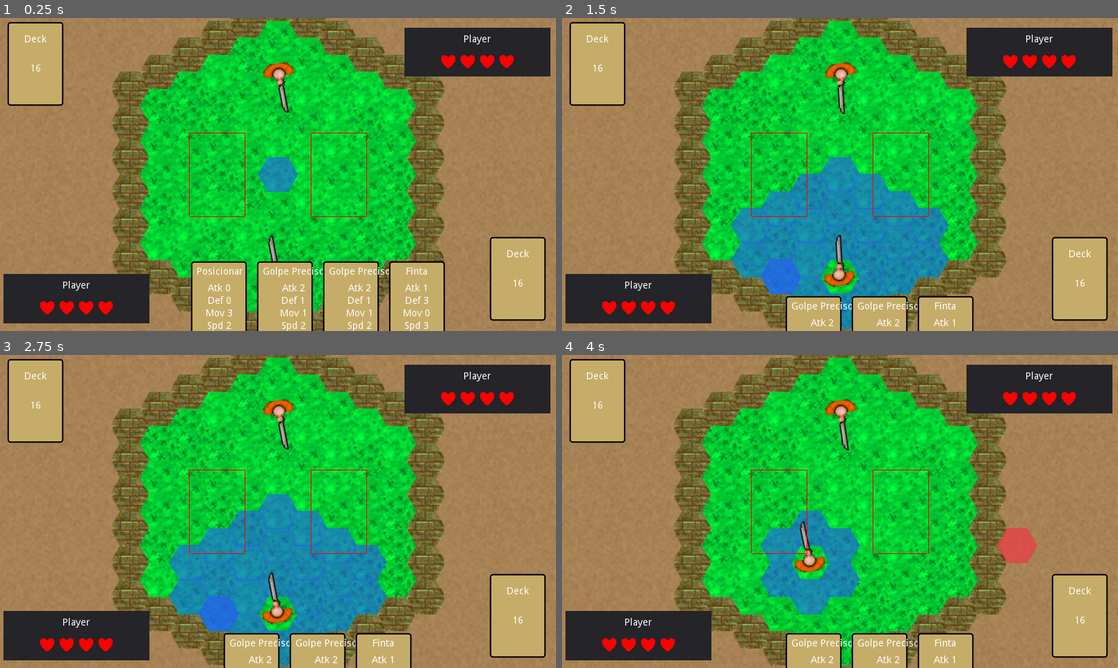
Above: before the commit, frames 1-4 (two rows, left to right).
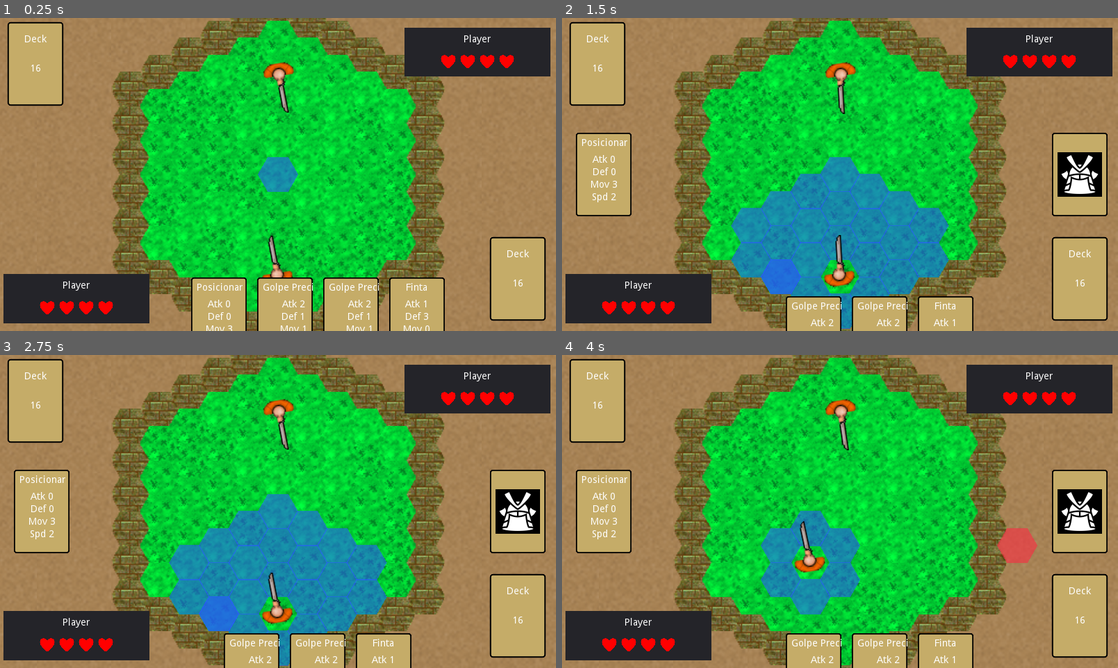
Above: after the commit, the same moments.

Repository: AndreMicheletti/samurai-hex-game
Game: Godot game, scene res://scenes/Game.tscn
The game is run twice, just before and just after one commit, with the same random seed, the same clock (stepped at 60 frames per second) and the same inputs.
Inputs (mouse positions are in pixels of both pictures, inside the frame that each line leads up to):
- Up to frame 1 (0.25 s): no input
- Up to frame 2 (1.5 s): move the mouse to (778, 280) at 0.52 s; click (778, 280) at 0.67 s; move the mouse to (1079, 277) at 1.27 s; click (1079, 277) at 1.42 s
- Up to frame 3 (2.75 s): move the mouse to (33, 401) at 2.02 s; click (33, 401) at 2.17 s
- Up to frame 4 (4 s): move the mouse to (812, 574) at 2.77 s; click (812, 574) at 2.92 s; move the mouse to (1006, 558) at 3.52 s; click (1006, 558) at 3.67 s

The runs differ from the first frame. In frame 1, 3.8% of the frame differs, in the area x 34-81%, y 36-100%; in frame 2, 5.7%, in the area x 2-99%, y 36-100%; in frame 3, 5.7%; in frame 4, 5.7%.

Commit message:
added some UI feedback on cards. added card destroy with particle effect

Diff:
--- a/scenes/gui/Card.tscn
+++ b/scenes/gui/Card.tscn
@@ -1,7 +1,8 @@
-[gd_scene load_steps=6 format=2]
+[gd_scene load_steps=9 format=2]
 
 [ext_resource path="res://scripts/Card.gd" type="Script" id=1]
 [ext_resource path="res://samurai_icon.png" type="Texture" id=2]
+[ext_resource path="res://graphics/particles/flame_01.png" type="Texture" id=3]
 
 [sub_resource type="StyleBoxFlat" id=1]
 bg_color = Color( 0.776471, 0.678431, 0.411765, 1 )
@@ -15,6 +16,58 @@
 corner_radius_bottom_right = 4
 corner_radius_bottom_left = 4
 
+[sub_resource type="Animation" id=5]
+resource_name = "destroy"
+length = 1.4
+tracks/0/type = "value"
+tracks/0/path = NodePath("Flames:emitting")
+tracks/0/interp = 1
+tracks/0/loop_wrap = true
+tracks/0/imported = false
+tracks/0/enabled = true
+tracks/0/keys = {
+"times": PoolRealArray( 0, 1.3, 1.4 ),
+"transitions": PoolRealArray( 1, 1, 1 ),
+"update": 1,
+"values": [ true, true, false ]
+}
+tracks/1/type = "value"
+tracks/1/path = NodePath(".:rect_min_size")
+tracks/1/interp = 1
+tracks/1/loop_wrap = true
+tracks/1/imported = false
+tracks/1/enabled = true
+tracks/1/keys = {
+"times": PoolRealArray( 0 ),
+"transitions": PoolRealArray( 1 ),
+"update": 0,
+"values": [ Vector2( 80, 0 ) ]
+}
+tracks/2/type = "value"
+tracks/2/path = NodePath(".:rect_size")
+tracks/2/interp = 1
+tracks/2/loop_wrap = true
+tracks/2/imported = false
+tracks/2/enabled = true
+tracks/2/keys = {
+"times": PoolRealArray( 0, 1.4 ),
+"transitions": PoolRealArray( 1, 1 ),
+"update": 0,
+"values": [ Vector2( 80, 120 ), Vector2( 80, 5 ) ]
+}
+tracks/3/type = "value"
+tracks/3/path = NodePath("Flames:position")
+tracks/3/interp = 1
+tracks/3/loop_wrap = true
+tracks/3/imported = false
+tracks/3/enabled = true
+tracks/3/keys = {
+"times": PoolRealArray( 0, 1.4 ),
+"transitions": PoolRealArray( 1, 1 ),
+"update": 0,
+"values": [ Vector2( 40, 110 ), Vector2( 40, 0 ) ]
+}
+
 [sub_resource type="Animation" id=2]
 resource_name = "flip_back"
 tracks/0/type = "value"
@@ -93,11 +146,15 @@
 "values": [ Vector2( -1, 1 ), Vector2( 1, 1 ) ]
 }
 
+[sub_resource type="CanvasItemMaterial" id=4]
+blend_mode = 1
+
 [node name="Card" type="Panel"]
 margin_right = 80.0
 margin_bottom = 120.0
 rect_min_size = Vector2( 80, 120 )
 rect_pivot_offset = Vector2( 40, 60 )
+rect_clip_content = true
 mouse_default_cursor_shape = 2
 size_flags_horizontal = 0
 size_flags_vertical = 0
@@ -201,6 +258,24 @@
 
 [node name="anim" type="AnimationPlayer" parent="."]
 playback_speed = 1.5
+anims/destroy = SubResource( 5 )
 anims/flip_back = SubResource( 2 )
 anims/flip_front = SubResource( 3 )
+
+[node name="Flames" type="CPUParticles2D" parent="."]
+material = SubResource( 4 )
+position = Vector2( 40, 110 )
+z_index = 50
+emitting = false
+amount = 80
+lifetime = 0.3
+local_coords = false
+texture = ExtResource( 3 )
+emission_shape = 2
+emission_rect_extents = Vector2( 40, 1 )
+gravity = Vector2( 0, -98 )
+angle = 45.0
+angle_random = 1.0
+scale_amount = 0.05
+color = Color( 0.870588, 0.67451, 0.254902, 1 )
 [connection signal="gui_input" from="." to="." method="_on_Card_gui_input"]
--- a/scenes/gui/GameUI.tscn
+++ b/scenes/gui/GameUI.tscn
@@ -258,26 +258,27 @@
 anchor_top = 0.5
 anchor_right = 0.5
 anchor_bottom = 0.5
-margin_left = -126.935
+margin_left = -130.0
 margin_top = -60.0
-margin_right = -46.9346
+margin_right = -49.9996
 margin_bottom = 60.0
 rect_min_size = Vector2( 80, 120 )
 mouse_filter = 2
-editor_only = false
+__meta__ = {
+"_edit_use_anchors_": false
+}
 
 [node name="CenterRight" type="ReferenceRect" parent="Screen"]
 anchor_left = 0.5
 anchor_top = 0.5
 anchor_right = 0.5
 anchor_bottom = 0.5
-margin_left = 48.1945
+margin_left = 50.0
 margin_top = -60.0
-margin_right = 128.194
+margin_right = 130.0
 margin_bottom = 60.0
 rect_min_size = Vector2( 80, 120 )
 mouse_filter = 2
-editor_only = false
-__meta__ = {
-"_edit_use_anchors_": false
-}
+__meta__ = {
+"_edit_use_anchors_": false
+}
--- a/scripts/Card.gd
+++ b/scripts/Card.gd
@@ -33,8 +33,13 @@
 		yield($anim, "animation_finished")
 		back = true
 
-func set_back():
+func set_flipped_back():
 	back = true
 	$backside.visible = true
 	$Margin.visible = false
 	rect_scale = Vector2(-1, 1)
+
+func destroy():
+	$anim.play("destroy")
+	yield($anim, "animation_finished")
+	queue_free()
--- a/scripts/Character.gd
+++ b/scripts/Character.gd
@@ -101,7 +101,7 @@
 func select_card(index):
 	selected_card = hand[index]
 	hand.remove(index)
-	emit_signal("card_selected")
+	emit_signal("card_selected", selected_card)
 
 func play_turn():
 	print("PLAYER PLAY TURN!! ")
--- a/scripts/EnemyCharacter.gd
+++ b/scripts/EnemyCharacter.gd
@@ -22,8 +22,57 @@
 
 func play_turn():
 	print("ENEMY PLAY TURN!! ")
+	emit_signal("turn_started", self)
+	moved = 0
+	yield(game.game_ui.reveal_enemy_card(), "completed")
 	yield(get_tree().create_timer(0.5), "timeout")
+	var res = select_movement()
+	if res is GDScriptFunctionState:
+		yield(res, "completed")
 	end_turn()
+
+func select_movement():
+	# FIND PATH TO PLAYER
+	var aux_path = world.find_path(hex_pos, game.player.hex_pos)
+	var path = []
+	for hex in aux_path:
+		var pos = hex.get_axial_coords()
+		if pos == hex_pos or pos == game.player.hex_pos:
+			continue
+		path.append(pos)
+
+	var moves = get_remaining_moves()
+	if moves > path.size():
+		var random_moves = moves - path.size()
+		match ai_mode:
+			AIMode.RANDOM:
+				randomize()
+				# MOVE RANDOM
+				while random_moves > 0:
+					var adjc = get_cell().get_all_adjacent()
+					if adjc.size() <= 0:
+						print("NOWHERE TO MOVE")
+						break
+					var dest = adjc[randi() % adjc.size()]
+					if not world.is_obstacle(dest.get_axial_coords()):
+						var random_wait = (randi() % 3) / 10.0
+						yield(get_tree().create_timer(random_wait), "timeout")
+						move_to(dest.get_axial_coords())
+						yield(self, "move_ended")
+				print("MOVE RANDOM")
+			AIMode.BALANCED:
+				pass
+			AIMode.AGGRESSIVE:
+				pass
+			AIMode.DEFENSIVE:
+				pass
+
+	# move following path
+	for hex in path:
+		var random_wait = (randi() % 3) / 10.0
+		yield(get_tree().create_timer(random_wait), "timeout")
+		move_to(hex)
+		yield(self, "move_ended")
 
 func end_turn():
 	if not active:
--- a/scripts/Game.gd
+++ b/scripts/Game.gd
@@ -28,7 +28,7 @@
 func create_players():
 	player = player_scene.instance()
 	enemy = enemy_scene.instance()
-	player.connect("card_selected", self, "play_phase")
+	player.connect("card_selected", self, "on_player_selected_card")
 	player.connect("character_defeated", self, "win_game")
 	enemy.connect("character_defeated", self, "lose_game")
 
@@ -52,6 +52,7 @@
 
 func draw_phase():
 	print("\n*********************** DRAW PHASE")
+	yield(game_ui.reset_center(), "completed")
 	player.selected_card = null
 	enemy.selected_card = null
 	state = Phase.DRAW
@@ -108,6 +109,7 @@
 		# SKIP SECOND ON TURN
 		turn_order[1].end_turn()
 
+	yield(get_tree().create_timer(0.8), "timeout")
 	# BACK TO DRAW PHASE
 	draw_phase()
 
@@ -137,10 +139,9 @@
 		# play animation
 		attacker.play_attack(attacker.selected_card)
 		yield(attacker, "anim_hit")
-		# defensor lose its turn
+		yield(defensor.play_hit(), "completed")
 		attacker.attacked()
 		defensor.hit(damage)
-		yield(defensor.play_hit(), "completed")
 		return true
 	else:
 		# play animation
@@ -155,7 +156,7 @@
 
 func compare_cards():
 	# Compare the cards speed and return the turn order
-	return [player, enemy]
+	# return [player, enemy]
 	if player.selected_card.speed != enemy.selected_card.speed:
 		if player.selected_card.speed > enemy.selected_card.speed:
 			return [player, enemy]
@@ -174,6 +175,9 @@
 			else:
 				return [enemy, player]
 
+func on_player_selected_card(_card):
+	play_phase()
+
 func win_game(_character):
 	reset_scene()
 
--- a/scripts/GameUI.gd
+++ b/scripts/GameUI.gd
@@ -9,6 +9,10 @@
 var enemy
 
 onready var player_cards = $Screen/Player1/Cards
+onready var enemy_cards = $Screen/Player1/Cards
+
+onready var player_center_card = $Screen/CenterLeft
+onready var enemy_center_card = $Screen/CenterRight
 
 signal card_pressed
 
@@ -22,6 +26,8 @@
 	init_player_gui()
 	init_health_counter()
 	player.connect("card_dealed", self, "add_card")
+	player.connect("card_selected", self, "on_player_select_card")
+	enemy.connect("card_selected", self, "on_enemy_select_card")
 
 func init_player_gui():
 	$Screen/Player1/Box/Panel/Content/Name/Label.text = player.PlayerName
@@ -60,15 +66,60 @@
 	player_cards.remove_child(node)
 
 func show_cards():
-	var initial = player_cards.rect_position
-	var final = Vector2(initial.x, 320)
-	$Tween.interpolate_property(player_cards, "rect_position", initial, final, 0.4)
+	$Tween.interpolate_property(
+		player_cards, "rect_position",
+		player_cards.rect_position,
+		Vector2(player_cards.rect_position.x, 320),
+		0.4)
+	$Tween.interpolate_property(
+		player_center_card, "rect_position",
+		player_center_card.rect_position,
+		Vector2(270, player_center_card.rect_position.y),
+		0.4)
+	$Tween.interpolate_property(
+		enemy_center_card, "rect_position",
+		enemy_center_card.rect_position,
+		Vector2(450, enemy_center_card.rect_position.y),
+		0.4)
 	$Tween.start()
 	yield($Tween, "tween_completed")
 
 func hide_cards():
-	var initial = player_cards.rect_position
-	var final = Vector2(initial.x, 400)
-	$Tween.interpolate_property(player_cards, "rect_position", initial, final, 0.4)
+	$Tween.interpolate_property(
+		player_cards, "rect_position",
+		player_cards.rect_position,
+		Vector2(player_cards.rect_position.x, 400),
+		0.4)
+	$Tween.interpolate_property(
+		player_center_card, "rect_position",
+		player_center_card.rect_position,
+		Vector2(20, player_center_card.rect_position.y),
+		0.4)
+	$Tween.interpolate_property(
+		enemy_center_card, "rect_position",
+		enemy_center_card.rect_position,
+		Vector2(705, enemy_center_card.rect_position.y),
+		0.4)
 	$Tween.start()
 	yield($Tween, "tween_completed")
+
+func reset_center():
+	if player_center_card.get_child_count() > 0:
+		player_center_card.get_child(0).destroy()
+	if enemy_center_card.get_child_count() > 0:
+		yield(enemy_center_card.get_child(0).destroy(), "completed")
+	yield(get_tree().create_timer(0.1), "timeout")
+
+func on_player_select_card(card_res : CardResource):
+	var card = card_scene.instance()
+	card.set_resource(card_res)
+	player_center_card.add_child(card)
+
+func on_enemy_select_card(card_res : CardResource):
+	var card = card_scene.instance()
+	card.set_resource(card_res)
+	card.set_flipped_back()
+	enemy_center_card.add_child(card)
+
+func reveal_enemy_card():
+	yield(enemy_center_card.get_child(0).flip(), "completed")
--- a/scripts/World.gd
+++ b/scripts/World.gd
@@ -94,7 +94,7 @@
 		exceptions.append(charact.hex_pos)
 	return HexGrid.find_path(start, goal, exceptions)
 
-func is_outside_world(hex_pos : Vector2):
+func is_obstacle(hex_pos : Vector2):
 	if hex_pos.x > world_size or hex_pos.x < -world_size:
 		return true
 	if hex_pos.y > world_size or hex_pos.y < -world_size:
@@ -126,7 +126,7 @@
 #			print("hex x/y ", $Highlight.position)
 			# var path = get_grid().find_path(Vector2(0, 0), hex)
 			# print(path.size())
-			if is_outside_world(hex.get_axial_coords()):
+			if is_obstacle(hex.get_axial_coords()):
 				$Highlight.color = RED
 			else:
 				$Highlight.color = BLUE
Binary file added: graphics/particles/flame_01.png
Not shown, added: graphics/particles/flame_01.png.import
